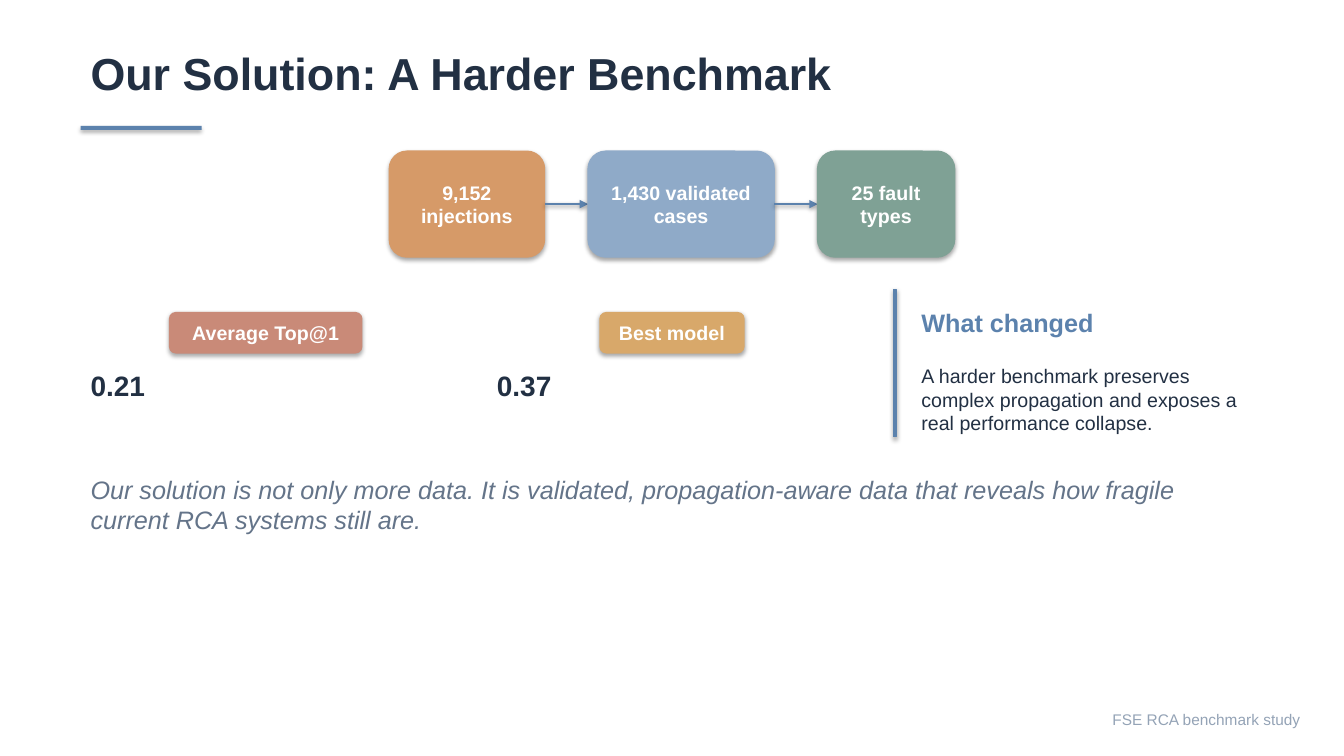
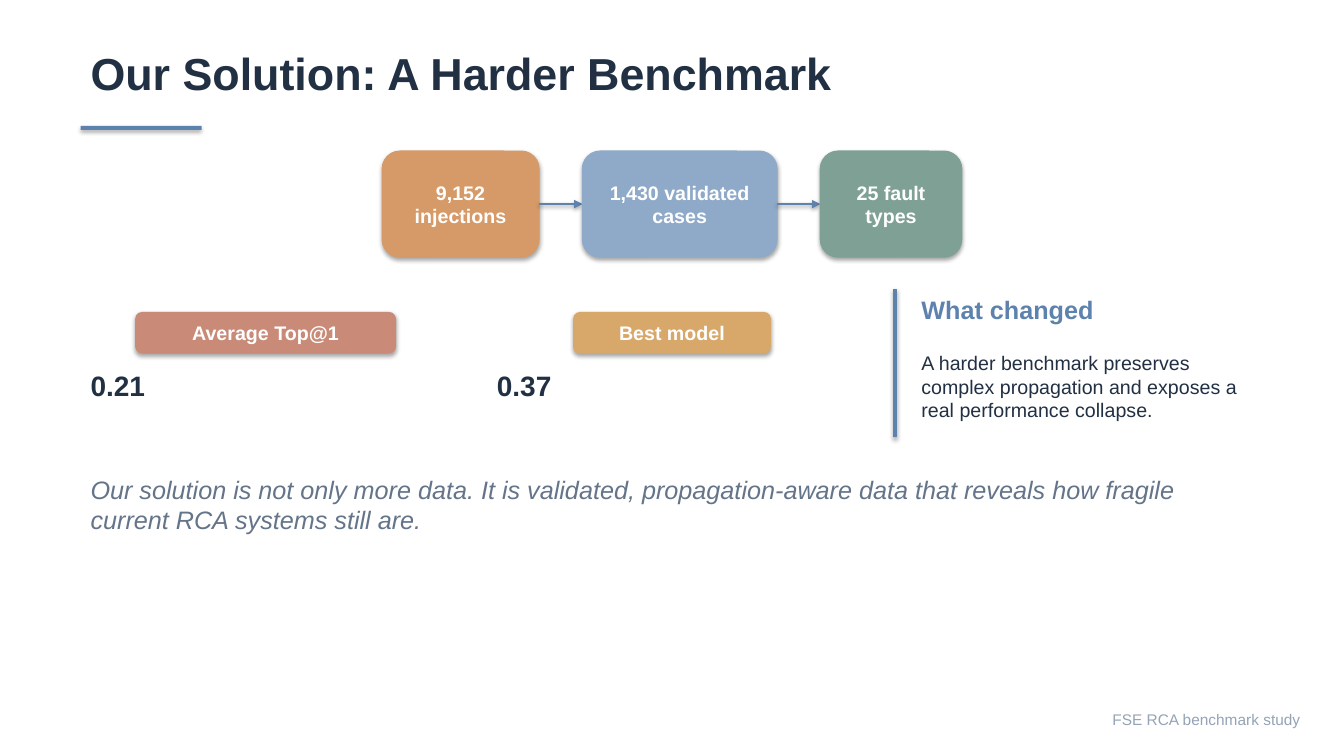
Before and after one commit to Lincyaw/paperops, a slide deck: slide 9 of examples/self-intro/diagnostic_world_model.pptx (slide 10 before the commit). Drawn at 1344x756 pixels with LibreOffice and Linux fonts; fonts in the diff are those of the drawing. Boxes give left, top, right and bottom in pixels: in the first picture for what was removed or moved away, otherwise in the second. Text is boxed around its words. In the diff, an @@ line names an element or a change of style, - is before the commit and + after.

```diff
--- a/examples/self-intro/diagnostic_world_model.pptx
+++ b/examples/self-intro/diagnostic_world_model.pptx
@@ rounded rectangle "9,152 injections": place and size @@
-rounded rectangle "9,152 injections" at (389, 151, 544, 257)
+rounded rectangle "9,152 injections" at (382, 151, 538, 257)
@@ rounded rectangle "1,430 validated cases": place and size @@
-rounded rectangle "1,430 validated cases" at (588, 151, 774, 257)
+rounded rectangle "1,430 validated cases" at (583, 151, 777, 257)
@@ rounded rectangle "25 fault types": place and size @@
-rounded rectangle "25 fault types" at (818, 151, 955, 257)
+rounded rectangle "25 fault types" at (821, 151, 962, 257)
@@ arrow moved from (544, 204) - (588, 204) to (539, 204) - (583, 204) @@
@@ arrow moved from (774, 204) - (818, 204) to (777, 204) - (821, 204) @@
@@ text "What changed": place and size @@
-text "What changed" at (921, 313, 1094, 337)
+text "What changed" at (921, 300, 1094, 325)
@@ rounded rectangle "Average Top@1": place and size @@
-rounded rectangle "Average Top@1" at (169, 312, 363, 353)
+rounded rectangle "Average Top@1" at (135, 312, 396, 353)
@@ rounded rectangle "Best model": place and size @@
-rounded rectangle "Best model" at (600, 312, 745, 353)
+rounded rectangle "Best model" at (574, 312, 771, 353)
@@ text "A harder benchmark preserves complex ...": place and size @@
-text "A harder benchmark preserves complex ..." at (921, 368, 1237, 434)
+text "A harder benchmark preserves complex ..." at (921, 355, 1237, 421)
```
Also in this commit, not shown: 15 other slides changed, 2 slides added, 3 slides removed, 1 other file.
